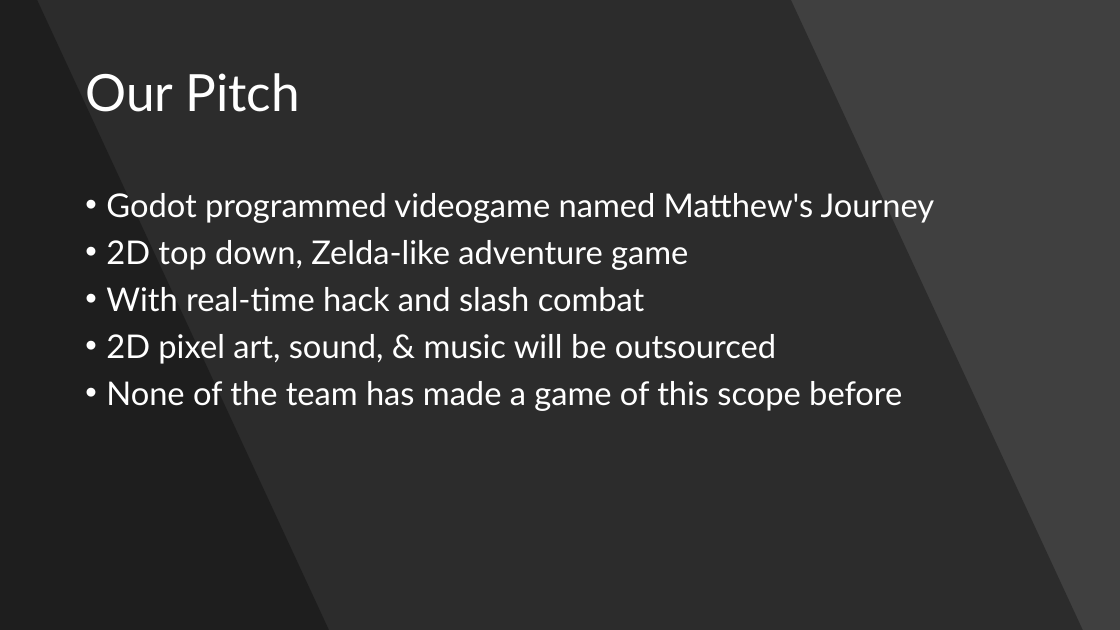
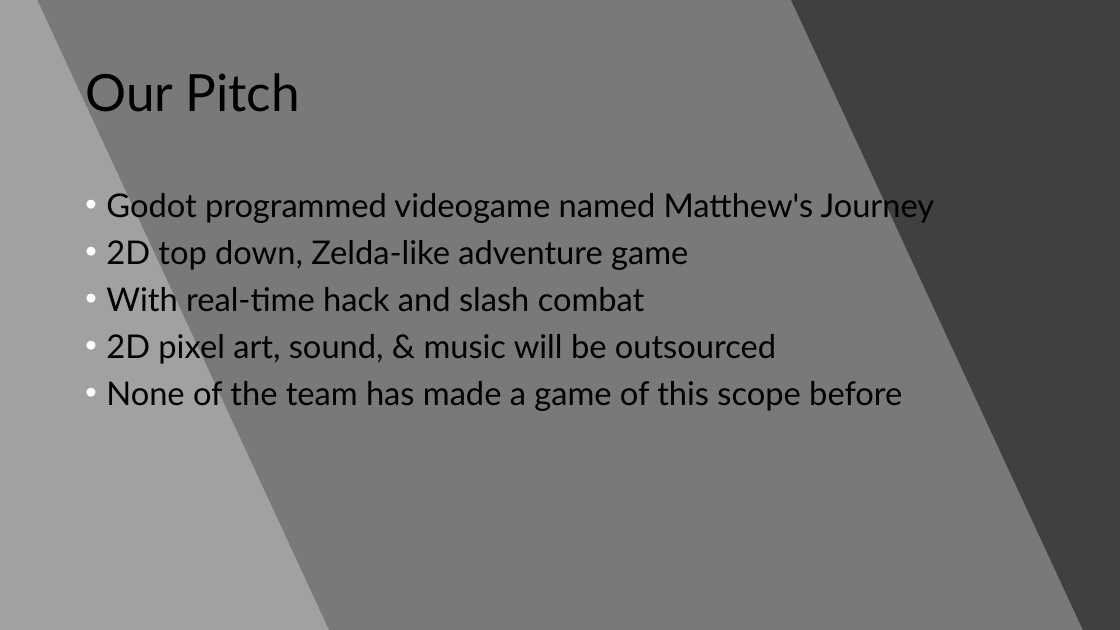
Before and after one commit to WSU-cshimizu/ceg4110-group-project-no-grads, a slide deck: slide 3 of presentation materials/PresentationPowerpoint.pptx. Drawn at 1120x630 pixels with LibreOffice and Linux fonts; fonts in the diff are those of the drawing. Boxes give left, top, right and bottom in pixels: in the first picture for what was removed or moved away, otherwise in the second. Text is boxed around its words. In the diff, an @@ line names an element or a change of style, - is before the commit and + after.

```diff
--- a/presentation materials/PresentationPowerpoint.pptx
+++ b/presentation materials/PresentationPowerpoint.pptx
@@ freeform shape at [0,0,1083,630]: fill #000000 at 30% opacity to #FFFFFF at 30% opacity @@
@@ freeform shape at [0,0,329,630]: fill #000000 at 30% opacity to #FFFFFF at 30% opacity @@
@@ title "Our Pitch" at [85,73,299,112]: text colour #FFFFFF to #000000 @@
@@ text "Godot programmed videogame named Matthew's ..." at [106,188,935,411]: text colour #FFFFFF to #000000 @@
```
Also in this commit, not shown: 6 other slides changed, 1 slide added, 8 other files.
